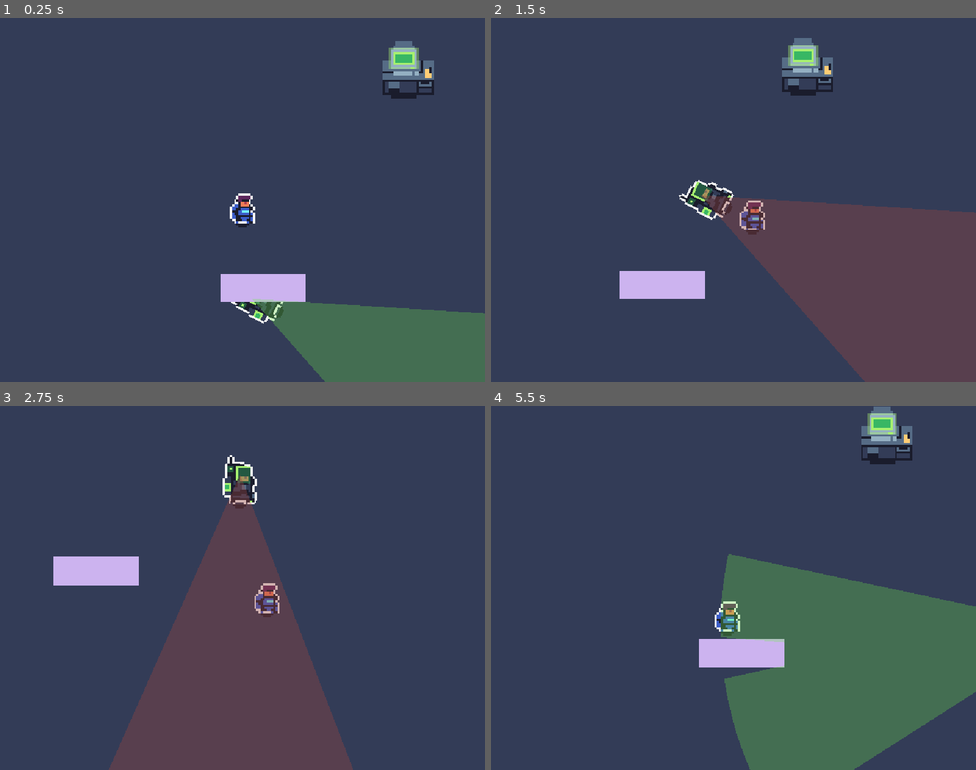
Above: before the commit, frames 1-4 (two rows, left to right).
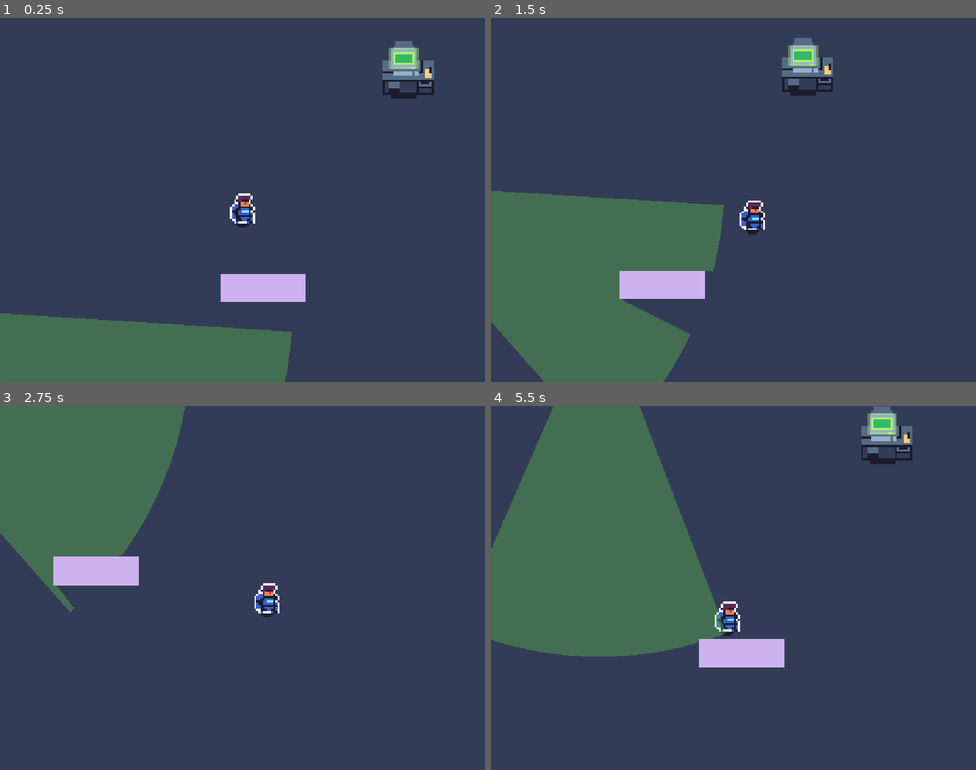
Above: after the commit, the same moments.

Repository: raumsie/Silent-Protocol
Game: Godot game, scene res://Scenes/Level.tscn
The game is run twice, just before and just after one commit, with the same random seed, the same clock (stepped at 60 frames per second) and the same inputs.
Inputs:
- Up to frame 1 (0.25 s): no input
- Up to frame 2 (1.5 s): hold Right (ui_right) 0.53-1.28 s; hold Down (ui_down) from 1.28 s (still down)
- Up to frame 3 (2.75 s): release Down (ui_down) at 2.03 s; hold Right (ui_right) from 2.03 s (still down)
- Up to frame 4 (5.5 s): release Right (ui_right) at 2.78 s; hold Up (ui_up) 2.78-3.53 s; hold Left (ui_left) 3.53-5.03 s; hold Down (ui_down) from 5.03 s (still down)

The runs differ from the first frame. In frame 1, 18% of the frame differs, in the area x 0-100%, y 77-100%; in frame 2, 38%; in frame 3, 35%; in frame 4, 47%, in the area x 0-100%, y 0-100%.

Commit message:
(10/23/25): Added states and vision cone color changes. Added simple enemy movement for combat & patrol states.

Diff:
--- a/Scenes/Level.tscn
+++ b/Scenes/Level.tscn
@@ -1956,6 +1956,9 @@
 }
 point_count = 6
 
+[sub_resource type="NavigationPolygon" id="NavigationPolygon_tj5wv"]
+agent_radius = 12.0
+
 [node name="Game" type="Node2D"]
 script = ExtResource("1_xylue")
 
@@ -1976,10 +1979,10 @@
 [node name="Objective" parent="." instance=ExtResource("4_tj5wv")]
 position = Vector2(250, -190)
 
-[node name="Enemy" parent="." node_paths=PackedStringArray("move_on_path") instance=ExtResource("3_xylue")]
+[node name="Enemy" parent="." node_paths=PackedStringArray("patrol_path") instance=ExtResource("3_xylue")]
 position = Vector2(133, -185)
-move_on_path = NodePath("../Path2D/PathFollow2D")
-movement_speed = 2.1
+search_color = Color(0.70100665, 0.71, 0.17040001, 0.60784316)
+patrol_path = NodePath("../Path2D")
 
 [node name="Wall" parent="." instance=ExtResource("6_tj5wv")]
 position = Vector2(46, 118)
@@ -1993,3 +1996,7 @@
 [node name="PathFollow2D" type="PathFollow2D" parent="Path2D"]
 position = Vector2(16.2278, 161.215)
 rotation = -1.1153958
+
+[node name="NavigationRegion2D" type="NavigationRegion2D" parent="."]
+scale = Vector2(50, 50)
+navigation_polygon = SubResource("NavigationPolygon_tj5wv")
--- a/Scenes/enemy.tscn
+++ b/Scenes/enemy.tscn
@@ -10,6 +10,9 @@
 script = ExtResource("1_hghv2")
 vision_renderer = NodePath("VisionCone2D/VisionConeRenderer2")
 alert_color = Color(0.6, 0.27058825, 0.24705882, 0.36862746)
+search_color = Color(0.7019608, 0.70980394, 0.16862746, 0.60784316)
+patrol_color = Color(0.43137255, 0.92941177, 0.2784314, 0.28627452)
+use_patrol_path = true
 
 [node name="CollisionShape2D" type="CollisionShape2D" parent="."]
 visible = false
@@ -37,5 +40,12 @@
 vframes = 38
 frame = 120
 
+[node name="NavigationAgent2D" type="NavigationAgent2D" parent="."]
+path_desired_distance = 4.0
+target_desired_distance = 4.0
+path_max_distance = 1000.0
+avoidance_enabled = true
+neighbor_distance = 50.0
+
 [connection signal="body_entered" from="VisionCone2D/VisionConeArea2" to="." method="_on_vision_cone_area_2_body_entered"]
 [connection signal="body_exited" from="VisionCone2D/VisionConeArea2" to="." method="_on_vision_cone_area_2_body_exited"]
--- a/Scripts/Enemy.gd
+++ b/Scripts/Enemy.gd
@@ -1,120 +1,202 @@
 extends CharacterBody2D
 
+# State enumeration
+enum State { PATROL, COMBAT, SEARCH }
+
 @export var vision_renderer: Polygon2D
-@export var alert_color: Color
+@export var alert_color: Color = Color.RED
+@export var search_color: Color = Color.ORANGE
+@export var patrol_color: Color = Color(1, 1, 0, 0.3)
+
+@export_group("State Settings")
+@export var search_duration: float = 5.0
+@export var combat_speed: float = 150.0
+@export var patrol_speed: float = 50.0
+@export var search_speed: float = 75.0
+
+@export_group("Patrol Configuration")
+@export var patrol_path: Path2D
+@export var patrol_points: Array[Vector2] = []
+@export var use_patrol_path: bool = false
 
 @export_group("Rotation")
-@export var is_rotating = false
-@export var rotation_speed = 0.1
-@export var rotation_angle = 90
-
-@export_group("Movement")
-@export var move_on_path: PathFollow2D
-@export var movement_speed = 0.1
-@onready var pos_start = position.x
-
-@onready var original_color = vision_renderer.color if vision_renderer else Color.WHITE
-@onready var rot_start = rotation
-
-func debug_vision_cone_setup():
-	var vision_cone = $VisionCone2D
-	if vision_cone:
-		print("=== VisionCone2D Configuration ===")
-		print("Write Polygon2D set: ", vision_cone.write_polygon2d != null)
-		print("Write Collision Polygon set: ", vision_cone.write_collision_polygon != null)
-		print("Angle: ", vision_cone.angle_deg)
-		print("Max Distance: ", vision_cone.max_distance)
-		print("Ray Count: ", vision_cone.ray_count)
-		print("Collision Layer Mask: ", vision_cone.collision_layer_mask)
-
-		# Check if the plugin is actually calculating points
-		if vision_cone.has_method("calculate_vision_shape"):
-			var points = vision_cone.calculate_vision_shape()
-			print("Calculated points: ", points.size())
-		else:
-			print("ERROR: VisionCone2D doesn't have calculate_vision_shape method")
+@export var is_rotating: bool = false
+@export var rotation_speed: float = 0.1
+@export var rotation_angle: float = 90
+
+# State variables
+var current_state: State = State.PATROL
+var player_last_known_position: Vector2
+var search_timer: float = 0.0
+var patrol_index: int = 0
+var path_follow: PathFollow2D
+
+# References
+@onready var vision_cone = $VisionCone2D
+@onready var navigation_agent: NavigationAgent2D = $NavigationAgent2D
+
+func _ready():
+	setup_vision_renderer()
+	setup_navigation()
+	setup_patrol_path()
+
+    # Wait for plugin to initialize
+	await get_tree().create_timer(0.5).timeout
+	force_vision_cone_update()
+
+	set_state(State.PATROL)
+
+func setup_navigation():
+	if not navigation_agent:
+		navigation_agent = $NavigationAgent2D
+
+	if navigation_agent:
+		navigation_agent.path_desired_distance = 4.0
+		navigation_agent.target_desired_distance = 4.0
+		navigation_agent.path_max_distance = 1000.0
+
+        # Wait for navigation to be ready
+		await get_tree().process_frame
+
+		print("NavigationAgent2D configured successfully")
+	else:
+		push_error("NavigationAgent2D node not found in Enemy scene")
+
+
+func setup_patrol_path():
+	if use_patrol_path and patrol_path:
+		path_follow = PathFollow2D.new()
+		patrol_path.add_child(path_follow)
+		print("Patrol path configured with Path2D")
+	elif patrol_points.size() > 0:
+		print("Manual patrol points configured: ", patrol_points.size())
+	else:
+		print("No patrol path - enemy will be stationary")
+
+func set_state(new_state: State):
+	if current_state == new_state:
+		return
+
+	print("Enemy state: ", State.keys()[current_state], " → ", State.keys()[new_state])
+	current_state = new_state
+
+	# Update vision cone color and emit signals
+	match current_state:
+		State.PATROL:
+			vision_renderer.color = patrol_color
+			start_patrol()
+		State.COMBAT:
+			vision_renderer.color = alert_color
+			GameManager.player_spotted.emit(self, player_last_known_position)
+			start_combat()
+		State.SEARCH:
+			vision_renderer.color = search_color
+			#GameManager.player_lost.emit(self, player_last_known_position)
+			start_search()
 
 func setup_vision_renderer():
 	if vision_renderer:
-		# Ensure the vision renderer is visible and on top
 		vision_renderer.visible = true
-		vision_renderer.z_index = 100  # High value to be on top
-		vision_renderer.show_behind_parent = false
-
-		# Set a default color if not set
-		if vision_renderer.color.a == 0:
-			vision_renderer.color = Color(1, 1, 0, 0.3)  # Semi-transparent yellow
-
-func _ready():
-	setup_vision_renderer()
-	await get_tree().create_timer(0.5).timeout
-	var vision_cone = $VisionCone2D
-	if vision_cone and vision_cone.has_method("recalculate_vision"):
-		vision_cone.recalculate_vision(true) # force recaulculation
-		print("Forced vision recalc")
-	debug_vision_cone_setup()
-# Debug the vision renderer setup
-	print("=== Vision Renderer Debug ===")
-	print("Vision Renderer Node: ", vision_renderer)
-	if vision_renderer:
-		print("Vision Renderer Visible: ", vision_renderer.visible)
-		print("Vision Renderer Z Index: ", vision_renderer.z_index)
-		print("Vision Renderer Polygon Points: ", vision_renderer.polygon.size())
-		print("Current Color: ", vision_renderer.color)
-
-# Uncomment to debug color change
-'''
-	# Force a color change to test visibility
-	await get_tree().create_timer(0.5).timeout
-	if vision_renderer:
-		vision_renderer.color = Color.GREEN
-		print("Test: Changed to GREEN")
-
-	await get_tree().create_timer(0.5).timeout
-	if vision_renderer:
-		vision_renderer.color = Color.BLUE
-		print("Test: Changed to BLUE")
-'''
-
-
-
-func _physics_process(delta: float) -> void:
-	if is_rotating:
-		rotation = rot_start + sin(Time.get_ticks_msec()/1000. * rotation_speed) * deg_to_rad(rotation_angle/2.)
-	if move_on_path:
-		move_on_path.progress += movement_speed
-		global_position = move_on_path.position
-		rotation = move_on_path.rotation
-
-
-func _on_vision_cone_area_2_body_entered(body: Node2D) -> void:
-	if body == self:
-		return
-
-	if body.is_in_group("enemy") or body.get_parent() == self:
+		vision_renderer.z_index = 100
+		vision_renderer.color = patrol_color
+
+func force_vision_cone_update():
+	if vision_cone and vision_cone.has_method("_update_render_polygon"):
+		vision_cone._update_render_polygon()
+
+func start_patrol():
+	patrol_index = 0
+
+func start_combat():
+	# Put combat logic here
+	pass
+
+func start_search():
+	search_timer = search_duration
+
+func update_patrol(delta):
+	if use_patrol_path and path_follow:
+		# Use Path2D for patrol
+		path_follow.progress += patrol_speed * delta
+		global_position = path_follow.global_position
+		rotation = path_follow.rotation
+	elif patrol_points.size() > 0:
+        # Navigate between manual points
+		if patrol_index < patrol_points.size():
+			var target = patrol_points[patrol_index]
+			move_towards_target(target, patrol_speed)
+
+            # Check if reached point
+			if global_position.distance_to(target) < 10.0:
+				patrol_index = (patrol_index + 1) % patrol_points.size()
+	else:
+		if is_rotating:
+			rotation = rotation + rotation_speed * delta
+
+func update_combat(delta):
+	if player_last_known_position:
+		move_towards_target(player_last_known_position, combat_speed)
+
+		# If close to target and player not re-spotted, switch to search
+		if global_position.distance_to(player_last_known_position) < 20.0:
+			set_state(State.SEARCH)
+
+func update_search(delta):
+	search_timer -= delta
+    # Return to patrol after search duration ends
+	if search_timer <= 0:
+		set_state(State.PATROL)
+		return
+    # Continue moving towards last known player position
+	if player_last_known_position:
+		move_towards_target(player_last_known_position, search_speed)
+
+func move_towards_target(target_position: Vector2, movement_speed: float):
+	if not navigation_agent:
+		return
+
+	navigation_agent.target_position = target_position
+
+	if navigation_agent.is_navigation_finished():
+		return
+
+	var next_pos = navigation_agent.get_next_path_position()
+	var direction = (next_pos - global_position).normalized()
+	velocity = direction * movement_speed
+
+func _on_navigation_finished():
+    # Navigation target reached
+	pass
+
+func _physics_process(delta):
+    # Update state behavior
+	match current_state:
+		State.PATROL:
+			update_patrol(delta)
+		State.COMBAT:
+			update_combat(delta)
+		State.SEARCH:
+			update_search(delta)
+
+    # Apply movement
+	if velocity.length() > 0:
+		move_and_slide()
+
+
+func _on_vision_cone_area_2_body_entered(body: Node2D):
+	if body == self or body.get_parent() == self:
 		return
 
 	if body.name == "Player" or body.is_in_group("player"):
-		print("%s is seeing %s" % [self, body])
-		print("Alert color value: ", alert_color)
-		print("Vision renderer exists: ", vision_renderer != null)
-
-	if vision_renderer:
-		vision_renderer.color = alert_color
-		print("New color set: ", vision_renderer.color)
-	else:
-		print("ERROR: Vision renderer is null!")
-		# Uncomment to enable loss scenario
-		#GameManager.lose_game()
-
-
-func _on_vision_cone_area_2_body_exited(body: Node2D) -> void:
-	if body == self:
-		return
-	# Skip if the body is part of the enemy
-	if body.is_in_group("enemy") or body.get_parent() == self:
+		player_last_known_position = body.global_position
+		if current_state != State.COMBAT:
+			set_state(State.COMBAT)
+
+
+func _on_vision_cone_area_2_body_exited(body: Node2D):
+	if body == self or body.get_parent() == self:
 		return
 
 	if body.name == "Player" or body.is_in_group("player"):
-		print("%s stopped seeing %s" % [self, body])
-		vision_renderer.color = original_color
+		if current_state == State.COMBAT:
+			set_state(State.SEARCH)
--- a/Scripts/GameManager.gd
+++ b/Scripts/GameManager.gd
@@ -2,6 +2,10 @@
 
 signal game_won
 signal game_lost
+
+# Enemy signals
+signal player_spotted(enemy, player_position)
+signal player_lost(enemy, last_known_position)
 
 var current_state = "playing"
 
--- a/Scripts/Level.gd
+++ b/Scripts/Level.gd
@@ -1,10 +1,30 @@
 extends Node2D
+
+@onready var navigation_region: NavigationRegion2D = $NavigationRegion2D
 
 func _ready():
 	# Ensure everything is properly loaded
 	print("Level loaded")
 	print("Player position: ", $Player.global_position)
 	print("Camera enabled: ", $Player/Camera2D.enabled)
+
+	setup_simple_navigation()
+
+func setup_simple_navigation():
+	if navigation_region:
+		var navigation_polygon = NavigationPolygon.new()
+
+		var outline = PackedVector2Array()
+		outline.append(Vector2(-1000, -1000))
+		outline.append(Vector2(1000, -1000))
+		outline.append(Vector2(1000, 1000))
+		outline.append(Vector2(-1000, 1000))
+
+		navigation_polygon.add_outline(outline)
+		navigation_polygon.make_polygons_from_outlines()
+
+		navigation_region.navigation_polygon = navigation_polygon
+		print("NavigationRegion2D configured with simple polygon")
 
 	# Test that GameManager is working
 	GameManager.game_won.connect(_on_game_won)
Not shown: 1 places in Scenes/Level.tscn that only renumber resources
